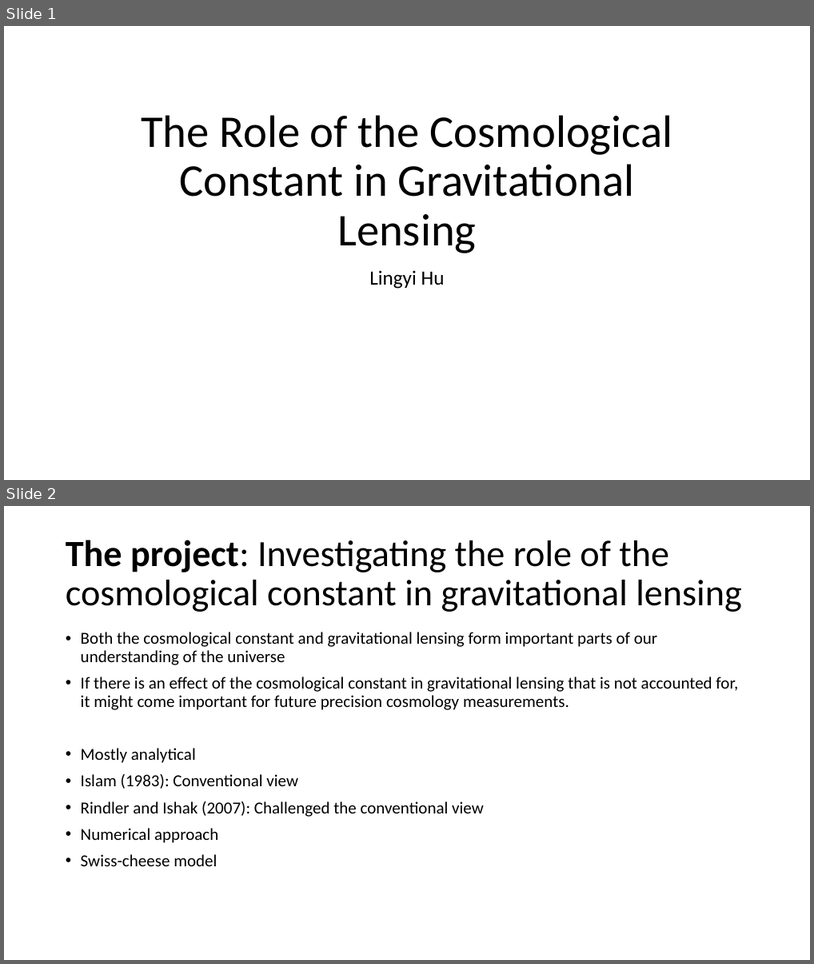
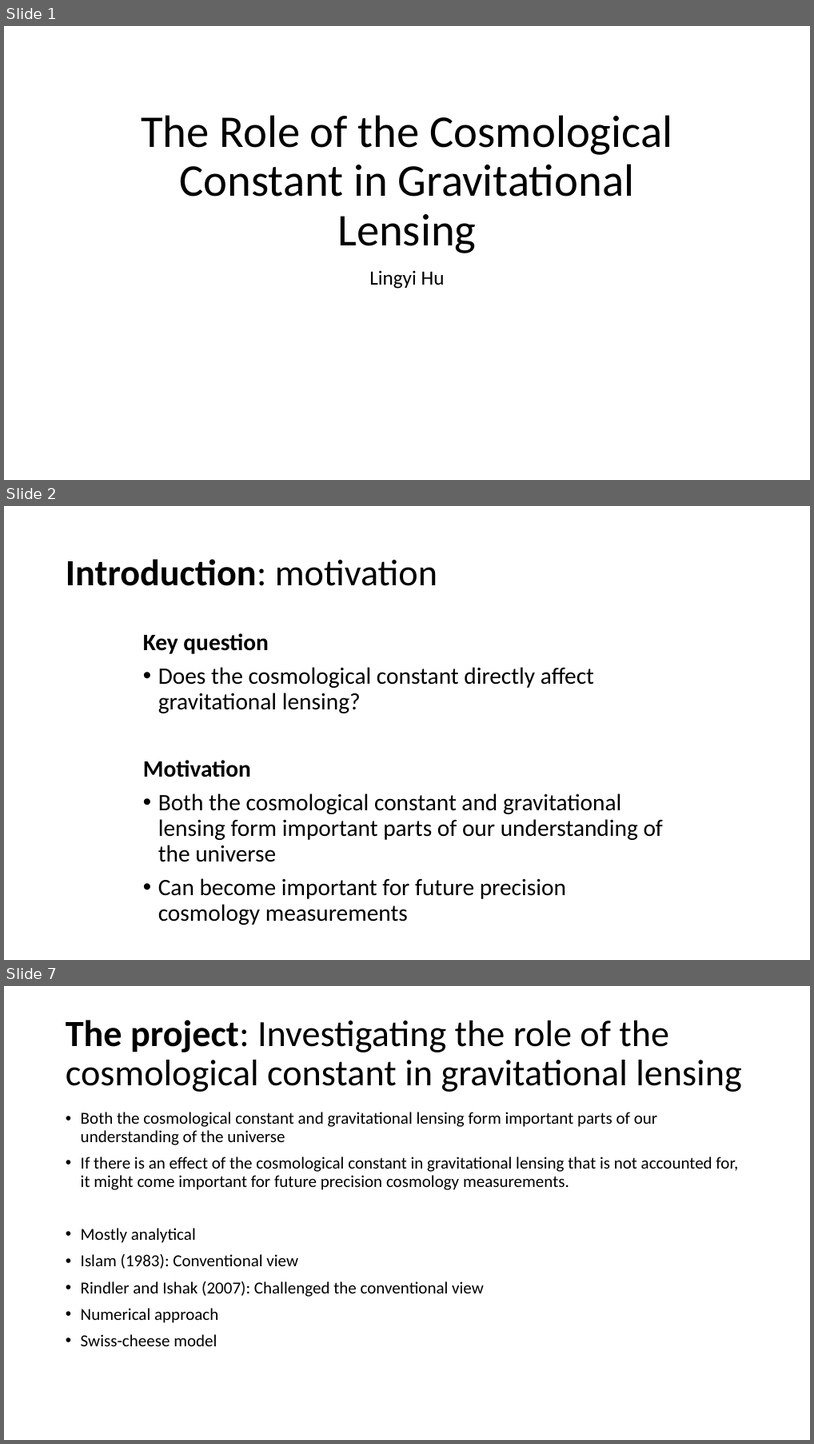
Before and after one commit to lingxz/lightbending, a slide deck: presentation2.pptx. Shown one above the other, each under a label of ours: slides 1 and 2 before the commit, slides 1, 2 and 7 after it; the slides between them are not shown. The pictures are 814x964 and 814x1444 pixels, drawn with LibreOffice and Linux fonts; fonts in the diff are those of the drawing. Boxes give left, top, right and bottom in pixels: in the first picture for what was removed or moved away, otherwise in the second. Text is boxed around its words. In the diff, an @@ line names an element or a change of style, - is before the commit and + after.

```diff
--- a/presentation2.pptx
+++ b/presentation2.pptx
@@ slide 2 added at [4, 506, 810, 960], background #FFFFFF @@
@@ title added at [66, 559, 438, 586], 44 pt, text #000000, bold @@
+Introduction: motivation
@@ text added at [143, 633, 663, 924], 28 pt, text #000000 @@
+Key question
+• Does the cosmological constant directly affect gravitational lensing?
+Motivation
+• Both the cosmological constant and gravitational lensing form important parts of our understanding of the universe
+• Can become important for future precision cosmology measurements
@@ what was slide 2 is now slide 7 @@
```
Also in this commit, not shown: 9 slides changed, 12 other slides added, 6 slides removed, 36 other files.
